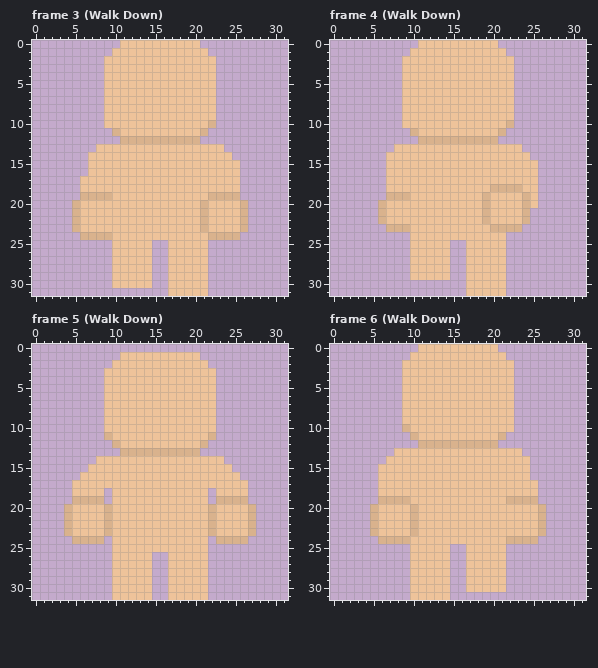
Two states of a pixel-art file, build/Aseprite files/player Model template.aseprite. The picture above was drawn from the file before the commit.
32x32 pixels, 16 frames. Colours within 5 levels of each other are drawn and written as one. Shown: frame 3 (Walk Down), frame 4 (Walk Down), frame 5 (Walk Down), frame 6 (Walk Down). The commit also changed other frames, which this record leaves out.
The same view after the edit:
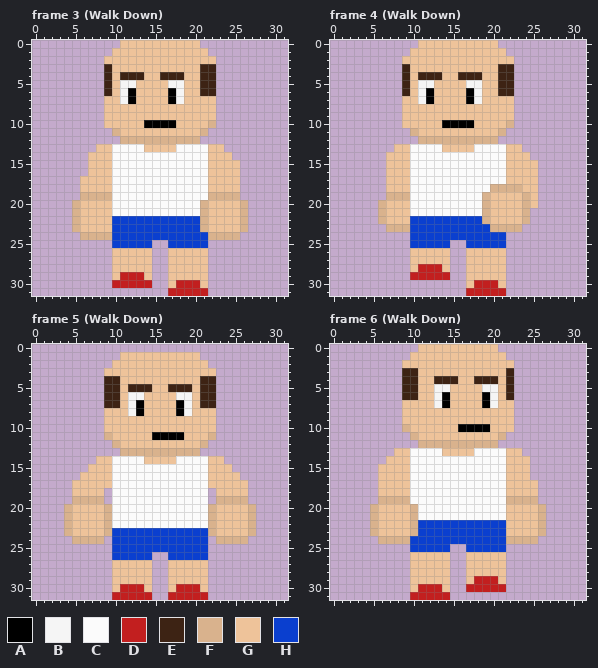
Palette (. is transparent): A #000000  B #f5f5f5  C #fbfbfb  D #c21f1f  E #3d2314  F #d9b28d  G #eec39a  H #0a3fcf
Commit message: Legs animation pass 1
Change:
layer "Craig" now shown
Frame 3 (Walk Down), layer "Craig":
The author changed colour G to colour A in rows 6 to 7 at x 12 and 17; in row 10 at x 14 to 17.
The author changed colour G to colour B in row 5 at x 11 to 12 and 17 to 18; in rows 6 to 7 at x 11 and 18.
The author changed colour G to colour C in row 13 at x 10 to 13 and 18 to 21; in rows 14 to 19 at x 10 to 21; in rows 20 to 21 at x 10 to 20.
The author changed colour G to colour D in row 29 at x 11 to 13; in row 30 at x 10 to 14 and 18 to 20; in row 31 at x 17 to 21.
The author changed colour G to colour E in row 3 at x 9 and 21 to 22; in row 4 at x 9, 11 to 13, 16 to 18 and 21 to 22; in rows 5 to 6 at x 9 and 21 to 22.
The author changed colour G to colour H in rows 22 to 23 at x 10 to 20; in row 24 at x 10 to 21; in row 25 at x 10 to 14 and 17 to 21.
Frame 4 (Walk Down), layer "Craig":
The author changed colour G to colour A in rows 6 to 7 at x 12 and 17; in row 10 at x 14 to 17.
The author changed colour G to colour B in row 5 at x 11 to 12 and 17 to 18; in rows 6 to 7 at x 11 and 18.
The author changed colour G to colour C in row 13 at x 10 to 13 and 18 to 21; in rows 14 to 17 at x 10 to 21; in row 18 at x 10 to 19; in rows 19 to 21 at x 10 to 18.
The author changed colour G to colour D in row 28 at x 11 to 13; in row 29 at x 10 to 14; in row 30 at x 18 to 20; in row 31 at x 17 to 21.
The author changed colour G to colour E in row 3 at x 9 and 21 to 22; in row 4 at x 9, 11 to 13, 16 to 18 and 21 to 22; in rows 5 to 6 at x 9 and 21 to 22.
The author changed colour G to colour H in row 22 at x 10 to 18; in row 23 at x 10 to 19; in row 24 at x 10 to 21; in row 25 at x 10 to 14 and 17 to 21.
Frame 5 (Walk Down), layer "Craig":
The author changed colour G to colour A in rows 7 to 8 at x 13 and 18; in row 11 at x 15 to 18.
The author changed colour G to colour B in row 6 at x 12 to 13 and 18 to 19; in rows 7 to 8 at x 12 and 19.
The author changed colour G to colour C in row 14 at x 10 to 13 and 18 to 21; in rows 15 to 22 at x 10 to 21.
The author changed colour G to colour D in row 30 at x 11 to 13 and 18 to 20; in row 31 at x 10 to 14 and 17 to 21.
The author changed colour G to colour E in row 4 at x 9 to 10 and 21 to 22; in row 5 at x 9 to 10, 12 to 14, 17 to 19 and 21 to 22; in rows 6 to 7 at x 9 to 10 and 21 to 22.
The author changed colour G to colour H in rows 23 to 25 at x 10 to 21; in row 26 at x 10 to 14 and 17 to 21.
Frame 6 (Walk Down), layer "Craig":
The author changed colour G to colour A in rows 6 to 7 at x 14 and 19; in row 10 at x 16 to 19.
The author changed colour G to colour B in row 5 at x 13 to 14 and 19 to 20; in rows 6 to 7 at x 13 and 20.
The author changed colour G to colour C in row 13 at x 10 to 13 and 18 to 21; in rows 14 to 19 at x 10 to 21; in rows 20 to 21 at x 11 to 21.
The author changed colour G to colour D in row 29 at x 18 to 20; in row 30 at x 11 to 13 and 17 to 21; in row 31 at x 10 to 14.
The author changed colour G to colour E in row 3 at x 9 to 10 and 22; in row 4 at x 9 to 10, 13 to 15, 18 to 20 and 22; in rows 5 to 6 at x 9 to 10 and 22.
The author changed colour G to colour H in rows 22 to 23 at x 11 to 21; in row 24 at x 10 to 21; in row 25 at x 10 to 14 and 17 to 21.
Pixel boxes of the changes (left, top, right, bottom) in both pictures:
changed: (104, 64, 216, 296)
changed: (402, 64, 514, 296)
changed: (104, 376, 216, 560)
changed: (112, 584, 208, 600)
changed: (402, 368, 514, 600)
